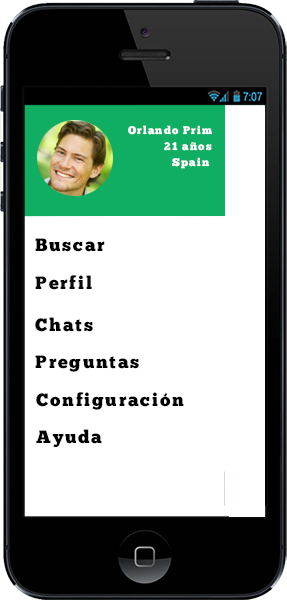
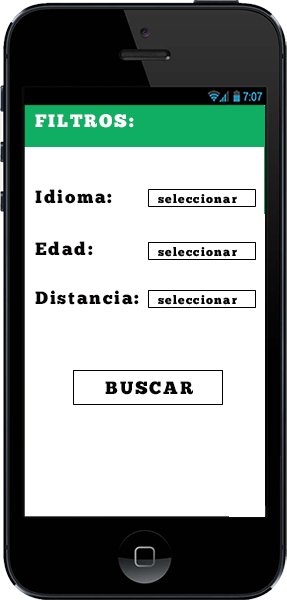
Comparing the layer stacks of the two 287px x 600px images. Changes:
removed group "Grupo 1" (12 layers) over bbox(24, 105, 265, 507)
removed layer "Capa 0" from group "Grupo 1" over bbox(24, 105, 265, 507)
removed layer "Ayuda" from group "Grupo 1" over bbox(36, 429, 102, 447)
removed layer "Configuración" from group "Grupo 1" over bbox(36, 392, 184, 410)
removed layer "Preguntas" from group "Grupo 1" over bbox(35, 355, 139, 372)
removed layer "Chats" from group "Grupo 1" over bbox(35, 317, 93, 332)
removed layer "Buscar" from group "Grupo 1" over bbox(35, 238, 105, 252)
removed layer "Perfil" from group "Grupo 1" over bbox(35, 275, 92, 290)
removed layer "21 años" from group "Grupo 1" over bbox(164, 142, 212, 151)
removed layer "Spain" from group "Grupo 1" over bbox(172, 157, 210, 169)
removed layer "Orlando Prim" from group "Grupo 1" over bbox(128, 125, 212, 135)
removed layer "Capa 2" from group "Grupo 1" over bbox(37, 120, 113, 196)
removed layer "Capa 1" from group "Grupo 1" over bbox(24, 114, 225, 507)
